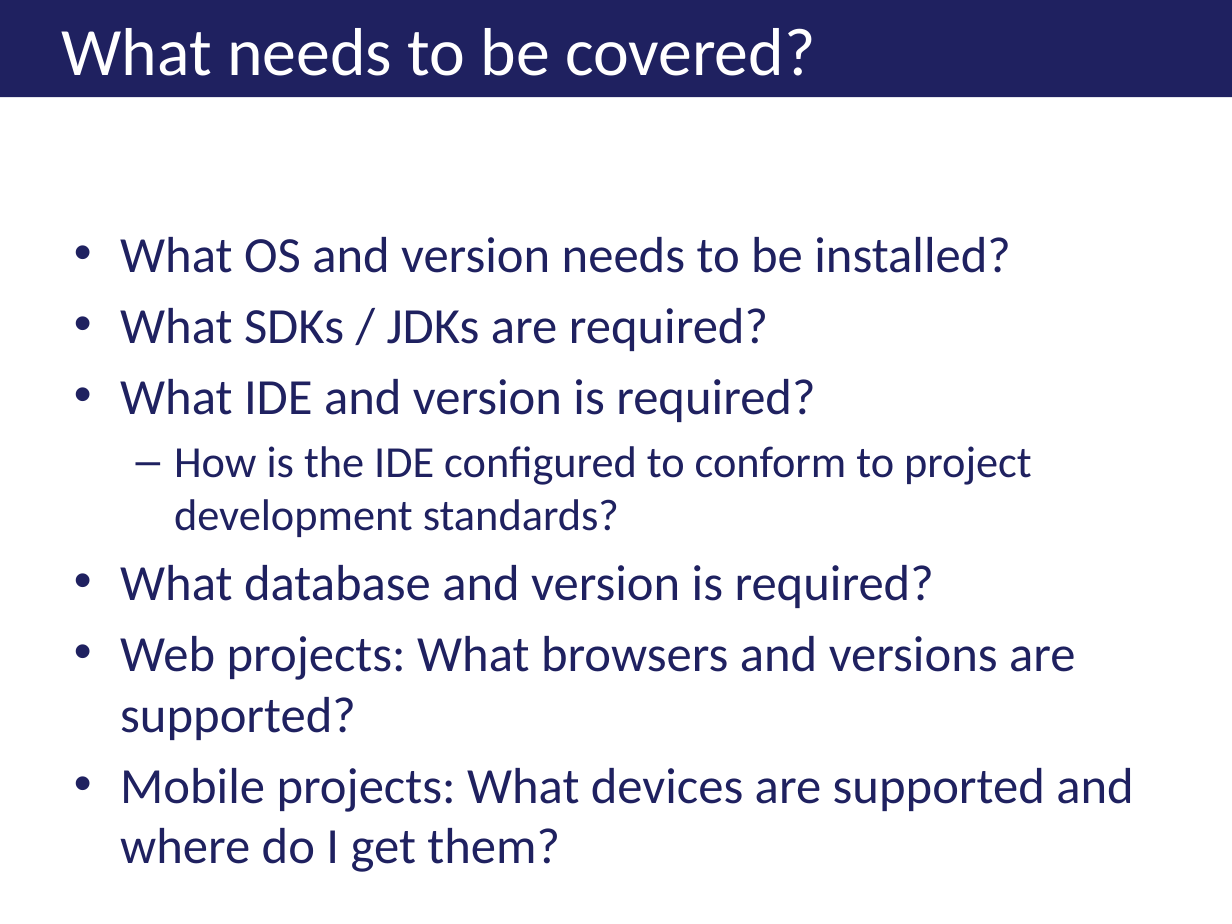
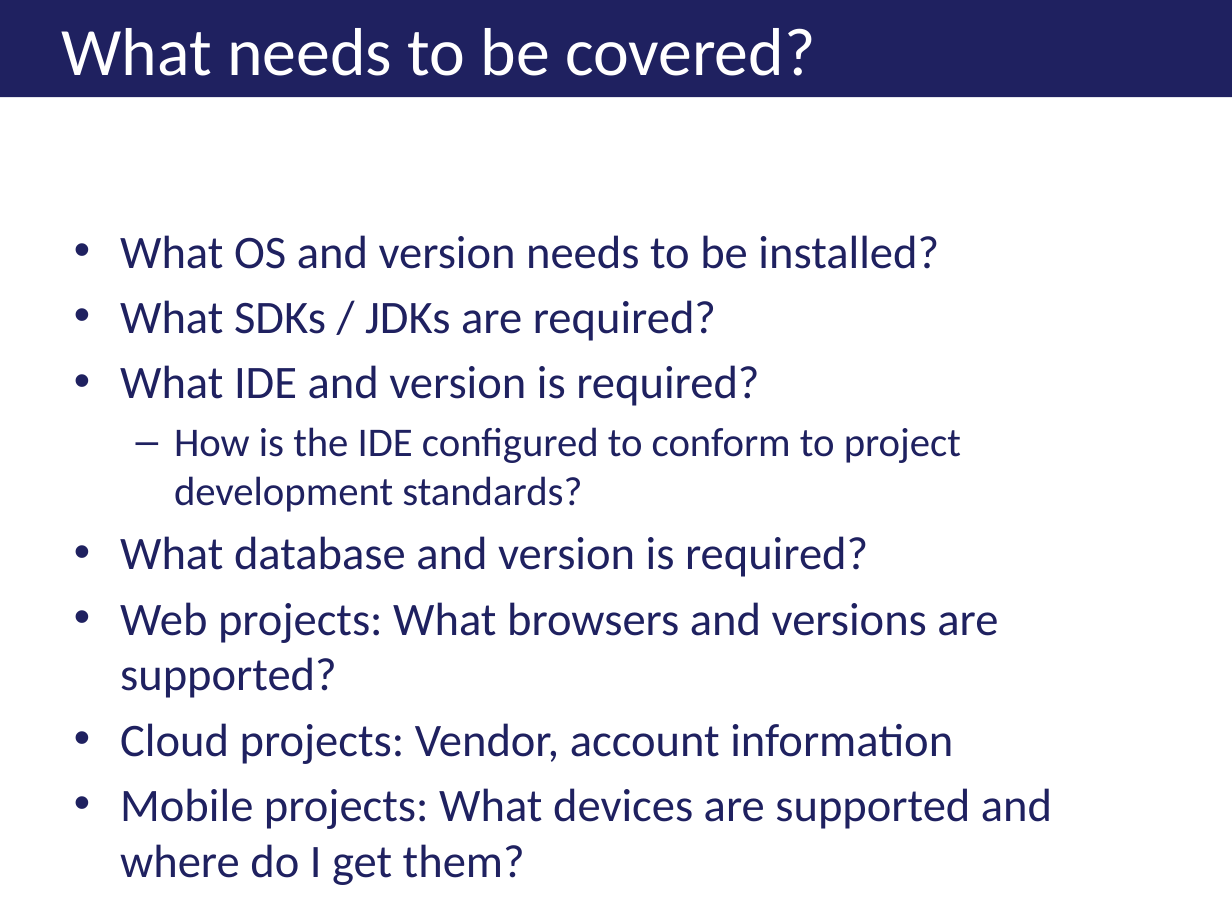
Before and after one commit to jkwuc89/Presentations, a slide deck: slide 8 of Effectively Documenting your Development Project.pptx. Drawn at 1232x924 pixels with LibreOffice and Linux fonts; fonts in the diff are those of the drawing; background and template pictures are left out. Boxes give left, top, right and bottom in pixels: in the first picture for what was removed or moved away, otherwise in the second. Text is boxed around its words. In the diff, an @@ line names an element or a change of style, - is before the commit and + after.

```diff
--- a/Effectively Documenting your Development Project.pptx
+++ b/Effectively Documenting your Development Project.pptx
@@ text at [120, 235, 1052, 829]: size 29.6 to 27.2 pt in "What OS and version needs to be ...", "What SDKs / JDKs are required?", "What IDE and version is required?", "What database and version is required?" and 2 more places; size 25.9 to 23.8 pt in "How is the IDE configured to conform ..." @@
@@ text at [120, 723, 953, 764]: paragraph added @@
+• Cloud projects: Vendor, account information
```
Also in this commit, not shown: 6 other slides changed.
